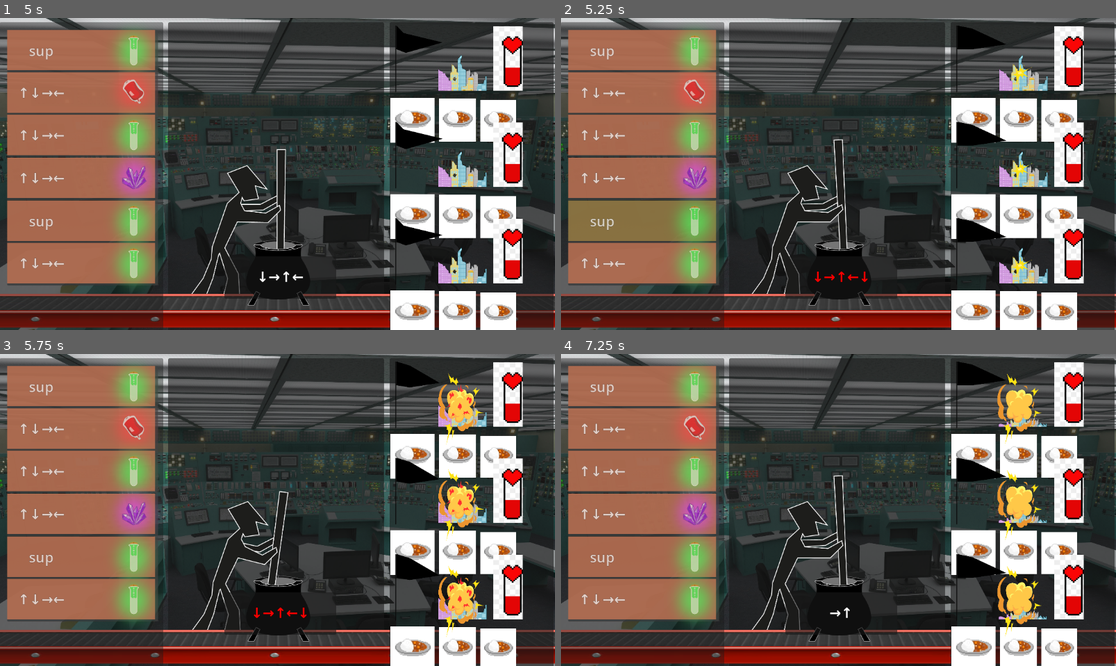
Above: before the commit, frames 1-4 (two rows, left to right).
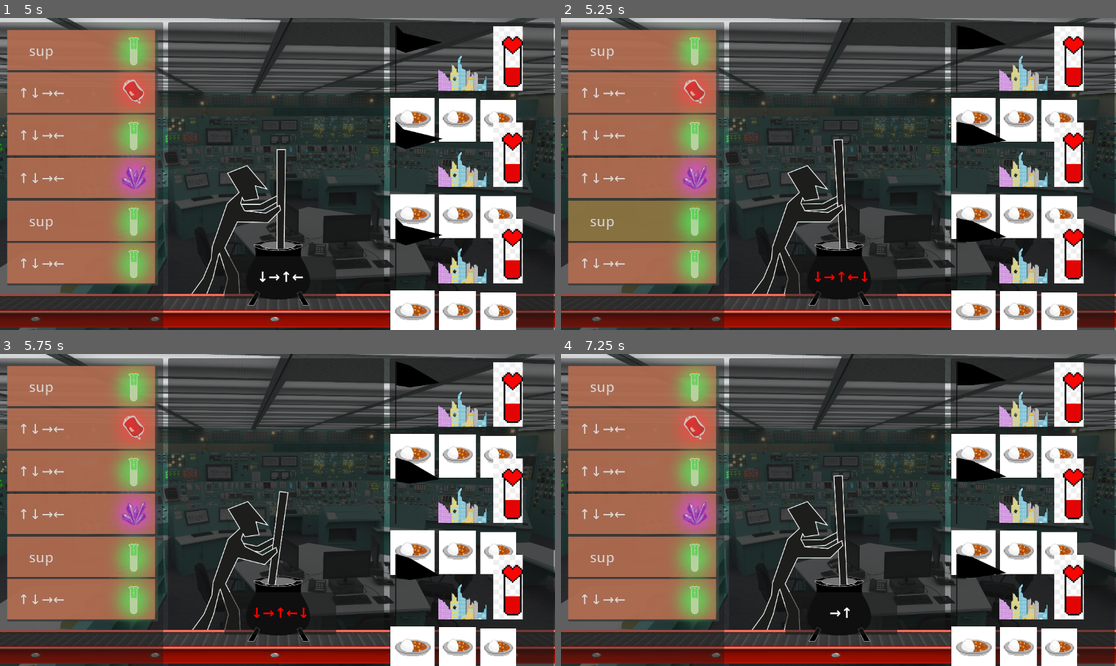
Above: after the commit, the same moments.

Repository: MelissaEPFL/OrbitalGameJam2025
Game: Godot game, scene res://main.tscn
Same seed, same stepped clock (60 frames per second), same inputs: the game is played once before the commit and once after it.
Inputs:
- Up to frame 1 (5 s): tap Enter at 0.5, 0.6 s; hold D 0.53-1.28 s; hold S 1.28-2.03 s; tap 1 at 1.35 s; hold D 2.03-2.78 s; tap 2 at 2.1 s; hold W 2.78-3.53 s; tap 3 at 2.85 s; hold A from 3.53 s (still down); tap 4 at 3.6 s; tap 5 at 4.35 s
- Up to frame 2 (5.25 s): release A at 5.03 s; hold S from 5.03 s (still down); tap 6 at 5.1 s
- Up to frame 3 (5.75 s): keep holding S
- Up to frame 4 (7.25 s): release S at 5.78 s; hold D 5.78-6.53 s; tap 7 at 5.85 s; hold W from 6.53 s (still down); tap 8 at 6.6 s

Frame 1 is identical in both runs. In frame 2, 0.2% of the frame differs, in the area x 80-85%, y 14-83%; in frame 3, 2.0%; in frame 4, 2.5%, in the area x 78-88%, y 6-91%.

Commit message:
Init recipe for country

Diff:
--- a/Game/GameStateManagement.gd
+++ b/Game/GameStateManagement.gd
@@ -10,6 +10,9 @@
 signal associateRecipeElement(incantation_input_string: String, sprite_frame: int)
 
 signal incantationCharacterStream(char: String)
+
+# recipe for target 1, recipe for target 2...
+signal recipeForTarget(recipes: Array[Recipe])
 
 class IngredientIncantation:
 	var ingredientName: String
@@ -107,7 +110,6 @@
 	)
 	my_array.append(uranium)
 
-
 	var banana : IngredientIncantation = IngredientIncantation.new(
 		[
 			IncantationInputs.UP,
@@ -122,7 +124,6 @@
 	)
 	my_array.append(banana)
 
-
 	var amethyst : IngredientIncantation = IngredientIncantation.new(
 		[
 			IncantationInputs.UP,
@@ -137,67 +138,80 @@
 	)
 	my_array.append(amethyst)
 
-
 	#TODO put different incantation fro blood orange and diamond
 	var blood : IngredientIncantation = IngredientIncantation.new(
 		[
-			IncantationInputs.UP,
-			IncantationInputs.RIGHT,
-			IncantationInputs.LEFT,
-			IncantationInputs.UP,
+			IncantationInputs.DOWN,
+			IncantationInputs.DOWN,
+			IncantationInputs.DOWN,
+			IncantationInputs.DOWN,
 			IncantationInputs.DOWN
 		],
 		"blood",
 		3,
-		"↑→←↑↓"
+		"↓↓↓↓↓"
 	)
 
 	var orange : IngredientIncantation = IngredientIncantation.new(
 		[
 			IncantationInputs.UP,
 			IncantationInputs.RIGHT,
+			IncantationInputs.DOWN,
 			IncantationInputs.LEFT,
 			IncantationInputs.UP,
-			IncantationInputs.DOWN
 		],
 		"orange",
 		4,
-		"↑→←↑↓"
+		"↑→↓←↑"
 	)
 
 	var diamond : IngredientIncantation = IngredientIncantation.new(
 		[
 			IncantationInputs.UP,
-			IncantationInputs.RIGHT,
 			IncantationInputs.LEFT,
-			IncantationInputs.UP,
-			IncantationInputs.DOWN
+			IncantationInputs.DOWN,
+			IncantationInputs.RIGHT,
+			IncantationInputs.UP,
 		],
 		"diamond",
 		5,
-		"↑→←↑↓"
-	)
-	var some_recipe : Recipe = Recipe.new([uranium, banana, amethyst])
-	#var some_recipe : Recipe = Recipe.new([uranium, banana, amethyst, blood, orange, diamond ])
+		"↑←↓→↑"
+	)
+
 	for element in my_array: #TODO iterate over the things in recipe
 		associateRecipeElement.emit(element.incantation_string, element.sprite_frame)
-
-
-
-	var target: Target = Target.new(some_recipe)
-	# Assign a value to the dictionary
-	valid_targets = [1,2,3] # Setting some dummy targets
-	targets[1] = target
-	targets[2] = target
-	targets[3] = target
-
 
 	# Example of incantations
 	available_incantations.append(uranium)
 	available_incantations.append(banana)
 	available_incantations.append(amethyst)
 
-
+	#var target: Target = Target.new(some_recipe)
+	# Assign a value to the dictionary
+	valid_targets = [1,2,3] # Setting some dummy targets
+	var target_1_recipe = Recipe.new([uranium, banana, amethyst])
+	targets[1] = Target.new(target_1_recipe)
+	var target_2_recipe = Recipe.new([orange, banana, diamond])
+	targets[2] = Target.new(target_2_recipe)
+	var target_3_recipe = Recipe.new([blood, uranium, amethyst])
+	targets[3] = Target.new(target_3_recipe)
+	# fails
+#	recipeForTarget.emit([
+#		target_1_recipe,
+#		target_2_recipe,
+#		target_3_recipe,
+#	])
+	#1 uranium
+	#2 banana
+	#3 amethyst
+	#4 blood
+	#5 orange
+	#6 diamond
+	recipeForTarget.emit(
+		1,2,3,
+		5,2,6,
+		4,1,3,
+	)
 
 func user_pressed_enter_on_current_pot():
 	var is_valid_ingredients_in_pot: bool = targets[current_target].validate_ingredients(ingredients_in_pot)
--- a/Game/country.gd
+++ b/Game/country.gd
@@ -25,11 +25,31 @@
 @onready var _animation_city = $City
 const CITY_FRAMES: int = 3
 
+var all_recipes: Array[int]
+var recipe: Array[int]
+
+var ID: String
+
 func _ready():
-		_animation_healthbar.frame = 0
-		_animation_explosion.visible = false
-		_animation_flag.play()
-		_animation_city.frame = 0
+	var regex = RegEx.new()
+	regex.compile("\\d")
+	var name_match = regex.search(self.name)
+	ID = name_match.get_string() if name_match else '1'
+	print('ID is ' + ID)
+	_animation_healthbar.frame = 0
+	_animation_explosion.visible = false
+	_animation_flag.play()
+	_animation_city.frame = 0
+	print('settt', all_recipes)
+	if ID == '1':
+		print('set target 1 recipe: ', all_recipes[0], all_recipes[1], all_recipes[2])
+		recipe = [all_recipes[0], all_recipes[1], all_recipes[2]]
+	elif ID == '2':
+		print('set target 2 recipe: ', all_recipes[3], all_recipes[4], all_recipes[5])
+		recipe = [all_recipes[3], all_recipes[4], all_recipes[5]]
+	elif ID == '3':
+		print('set target 3 recipe: ', all_recipes[6], all_recipes[7], all_recipes[8])
+		recipe = [all_recipes[6], all_recipes[7], all_recipes[8]]
 
 func _process(delta: Variant):
 	time_country = time_country + delta
@@ -41,7 +61,7 @@
 		country_health = country_health + health_step
 		# frame 1-8, frame 1 is unhealthy, frame 8 is healthy
 		#_animation_healthbar.frame = round(country_health/health_step)
-		print('update country health!')
+		#print('update country health!')
 
 		# update city sprite depending on health and 3 frames of city health
 		# frame 0: damaged
@@ -58,9 +78,9 @@
 	if time_country > city_last_attack + attack_animation_duration:
 		_animation_explosion.visible = false
 
-	# TODO REMOVE for demo purpose, play attack animation on city
-	if time_country > 5 && debug_play_one_attack_example:
-		attack_city(time_country)
+	# REMOVE for demo purpose, play attack animation on city
+	#if time_country > 5 && debug_play_one_attack_example:
+	#	attack_city(time_country)
 
 func attack_city(now: float):
 	debug_play_one_attack_example = false
@@ -68,3 +88,20 @@
 	_animation_explosion.visible = true
 	_animation_explosion.play()
 	country_health = country_health - attack_damage
+
+func _on_game_manager_recipe_for_target(
+	t1_i1: int,
+	t1_i2: int,
+	t1_i3: int,
+	t2_i1: int,
+	t2_i2: int,
+	t2_i3: int,
+	t3_i1: int,
+	t3_i2: int,
+	t3_i3: int,
+) -> void:
+	all_recipes = [
+		t1_i1, t1_i2, t1_i3,
+		t2_i1, t2_i2, t2_i3,
+		t3_i1, t3_i2, t3_i3,
+	]
--- a/Game/main.tscn
+++ b/Game/main.tscn
@@ -263,6 +263,9 @@
 
 [connection signal="failedMissileLaunch" from="GameManager" to="Menu central/Martin" method="_on_failure"]
 [connection signal="incantationCharacterStream" from="GameManager" to="Menu central/IncantationPanel" method="treatSignal"]
+[connection signal="recipeForTarget" from="GameManager" to="Menu droite/country" method="_on_game_manager_recipe_for_target"]
+[connection signal="recipeForTarget" from="GameManager" to="Menu droite/country2_with_offset" method="_on_game_manager_recipe_for_target"]
+[connection signal="recipeForTarget" from="GameManager" to="Menu droite/country3_with_offset" method="_on_game_manager_recipe_for_target"]
 [connection signal="successfulIncantation" from="GameManager" to="GameManager/FinishedIngredients" method="update_ingredient"]
 [connection signal="successfulMissileLaunch" from="GameManager" to="GameManager/FinishedIngredients" method="reset_grid"]
 [connection signal="successfulMissileLaunch" from="GameManager" to="Menu gauche/ControlMenugauche" method="foo"]
Not shown: 1 places in Game/country.tscn that only renumber resources
Not shown: 1 places in Game/main.tscn that only renumber resources
